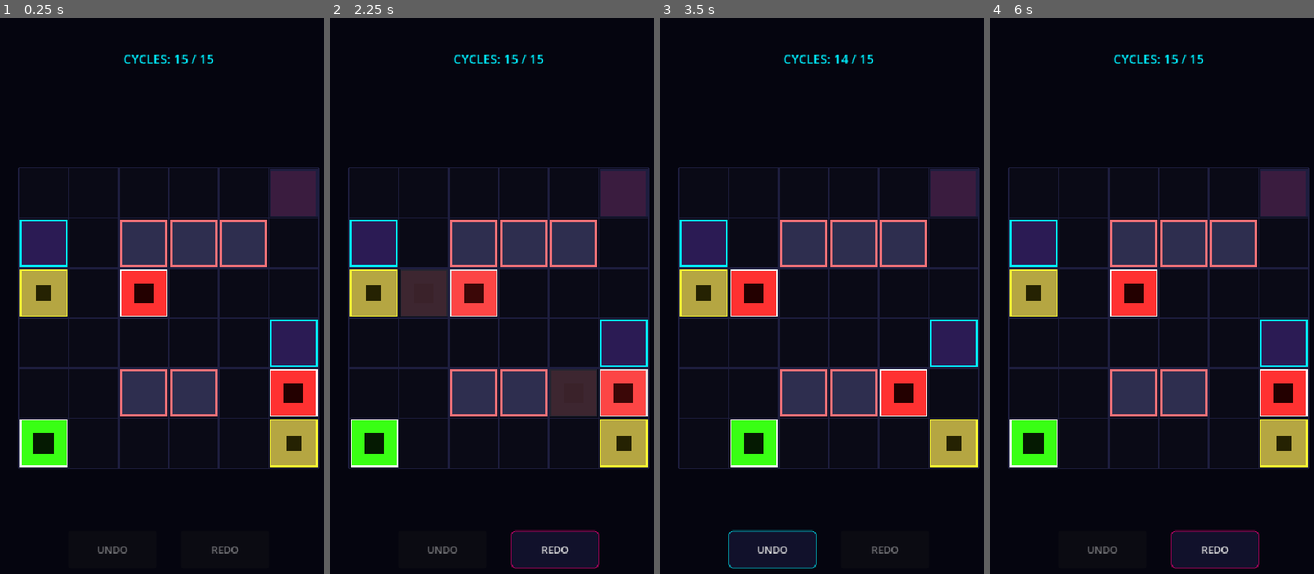
Above: before the commit, frames 1-4 (left to right).
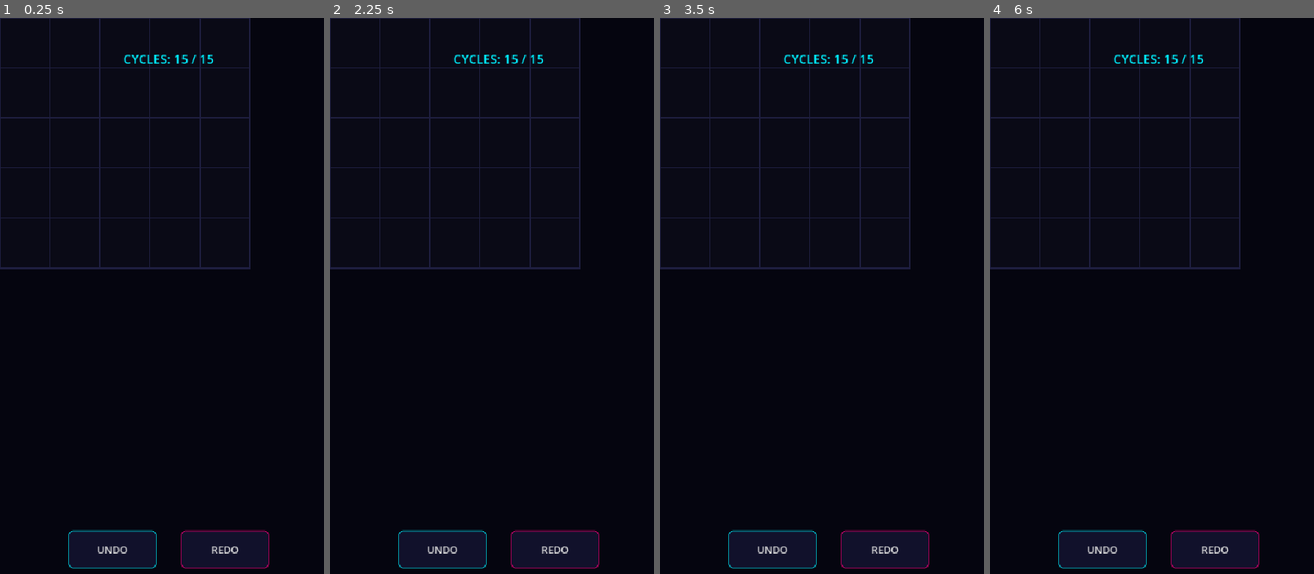
Above: after the commit, the same moments.

Repository: Kartikesh07/grid-walker
Game: Godot game, scene res://main.tscn
Same seed, same stepped clock (60 frames per second), same inputs: the game is played once before the commit and once after it.
Inputs (mouse positions are in pixels of both pictures, inside the frame that each line leads up to):
- Up to frame 1 (0.25 s): no input
- Up to frame 2 (2.25 s): click (443, 551) at 0.5 s, where only the run after the commit has a clickable "UNDO"; click (553, 551) at 1.25 s, where only the run after the commit has a clickable "REDO"; tap Enter at 2 s; move the mouse to (573, 290) at 2.02 s; hold Right (ui_right) from 2.03 s (still down); tap Z at 2.1 s; click (573, 290) at 2.17 s
- Up to frame 3 (3.5 s): release Right (ui_right) at 2.75 s; tap Space at 2.75 s; drag from (760, 346) to (812, 440) at 2.77 s
- Up to frame 4 (6 s): tap Enter at 3.5, 5 s; move the mouse to (1190, 184) at 3.52 s; hold Right (ui_right) 3.53-4.25 s; tap Z at 3.6, 5.1 s; tap Space at 4.25, 5.75 s; drag from (1142, 440) to (1058, 229) at 4.27 s; move the mouse to (1258, 407) at 5.02 s; hold Left (ui_left) 5.03-5.75 s; drag from (1058, 229) to (1106, 168) at 5.77 s

The runs differ from the first frame. In frame 1, 24% of the frame differs, in the area x 0-99%, y 0-100%; in frame 2, 24%; in frame 3, 22%; in frame 4, 22%.
Error after the commit: Parse Error: Cannot assign a new value to a constant. (res://src/game_manager.gd:163)

Commit message:
feat: integrate background music loop and turn SFX triggers

Diff:
--- a/src/game_manager.gd
+++ b/src/game_manager.gd
@@ -2,6 +2,14 @@
 
 const GridModelClass = preload("res://src/core/grid_model.gd")
 const LevelDataClass = preload("res://src/core/level_data.gd")
+
+# Audio assets preloads
+const STREAM_BG_MUSIC = preload("res://Music/BackgrounMusic.wav")
+const STREAM_BUTTON_CLICK = preload("res://Music/ButtonClick.wav")
+const STREAM_EMP = preload("res://Music/EMP.wav")
+const STREAM_FAILURE = preload("res://Music/Faillure.wav")
+const STREAM_MOVE = preload("res://Music/Move.wav")
+const STREAM_VICTORY = preload("res://Music/Victory.wav")
 
 @onready var level_view: Node2D = $LevelView
 @onready var hud: CanvasLayer = $HUD
@@ -9,6 +17,9 @@
 var model: GridModel = null
 var current_level_data: LevelData = null
 var history: HistoryManager = null
+
+# Programmatic music player
+var bg_music_player: AudioStreamPlayer = null
 
 func _ready() -> void:
 	# Instantiate GridModel and HistoryManager
@@ -37,31 +48,48 @@
 	# Initialize HUD button and cycle states
 	_update_hud_states()
 
+	# Start looping background music
+	_setup_background_music()
+
 func _on_move_requested(direction: Vector2i) -> void:
 	# Capture the pre-move state and save it to the history stack
 	var state_before_move = model.serialize_state()
+
+	# Record EMP presence before movement to detect collection
+	var had_emp_before = model.admin_pos in model.emp_positions
 
 	var report = model.move(direction)
 	if report["success"]:
 		# Push state to history only if the move was successful
 		history.push_state(state_before_move)
 		print("Player moved to: ", model.admin_pos)
+
 		# Update visuals with slide animations matching player move direction
 		level_view.snap_to_state(model, direction)
 
 		# Show HUD popups for win/loss instead of instantly resetting
 		if model.victory:
 			print("VICTORY! Level completed successfully!")
+			play_sfx(STREAM_VICTORY)
 			hud.show_victory()
 		elif model.game_over:
 			print("BREACHED! Game Over!")
+			play_sfx(STREAM_FAILURE)
 			hud.show_breach()
 		else:
-			# Update buttons and cycles count for normal play
+			# Play movement sound
+			play_sfx(STREAM_MOVE)
+			# Play EMP sound if collected during this step
+			var has_emp_now = model.admin_pos in model.emp_positions
+			# If the EMP is no longer in emp_positions, it was collected this turn
+			if state_before_move["emp_positions"].has(model.admin_pos) and not model.emp_positions.has(model.admin_pos):
+				play_sfx(STREAM_EMP)
+
 			_update_hud_states()
 
 func _on_undo_requested() -> void:
 	if history.can_undo():
+		play_sfx(STREAM_BUTTON_CLICK)
 		# Capture current state to push to the redo stack, and retrieve previous state
 		var current_state = model.serialize_state()
 		var previous_state = history.undo(current_state)
@@ -77,6 +105,7 @@
 
 func _on_redo_requested() -> void:
 	if history.can_redo():
+		play_sfx(STREAM_BUTTON_CLICK)
 		# Capture current state to push to the undo stack, and retrieve next state
 		var current_state = model.serialize_state()
 		var next_state = history.redo(current_state)
@@ -87,8 +116,10 @@
 
 		# Re-evaluate popup state based on redo state
 		if model.victory:
+			play_sfx(STREAM_VICTORY)
 			hud.show_victory()
 		elif model.game_over:
+			play_sfx(STREAM_FAILURE)
 			hud.show_breach()
 		else:
 			hud.hide_popup()
@@ -99,6 +130,7 @@
 		print("Redo stack empty.")
 
 func _on_hud_restart() -> void:
+	play_sfx(STREAM_BUTTON_CLICK)
 	_restart_level()
 	hud.hide_popup()
 
@@ -119,3 +151,25 @@
 func _update_hud_states() -> void:
 	hud.update_history_buttons(history.can_undo(), history.can_redo())
 	hud.update_cycles(model.remaining_cycles, model.max_cycles)
+
+# Sets up background music with proper looping configuration in Godot 4
+func _setup_background_music() -> void:
+	bg_music_player = AudioStreamPlayer.new()
+	bg_music_player.stream = STREAM_BG_MUSIC
+	bg_music_player.volume_db = -12.0 # Keep BGM ambient and low-key
+
+	# Configure looping on WAV importer resource
+	if STREAM_BG_MUSIC is AudioStreamWAV:
+		(STREAM_BG_MUSIC as AudioStreamWAV).loop_mode = AudioStreamWAV.LOOP_FORWARD
+
+	add_child(bg_music_player)
+	bg_music_player.play()
+
+# Plays overlapping one-shot SFX channels that free themselves from the tree on finish
+func play_sfx(stream: AudioStream) -> void:
+	var player = AudioStreamPlayer.new()
+	player.stream = stream
+	player.volume_db = -2.0 # Keep SFX punchy but not clipping
+	add_child(player)
+	player.play()
+	player.finished.connect(player.queue_free)
Not shown, added: Music/BackgrounMusic.wav.import
Not shown, added: Music/ButtonClick.wav.import
Not shown, added: Music/EMP.wav.import
Not shown, added: Music/Faillure.wav.import
Not shown, added: Music/Move.wav.import
Not shown, added: Music/Victory.wav.import
Not shown, added: Music/BackgrounMusic.wav
Not shown, added: Music/ButtonClick.wav
Not shown, added: Music/EMP.wav
Not shown, added: Music/Faillure.wav
Not shown, added: Music/Move.wav
Not shown, added: Music/Victory.wav
